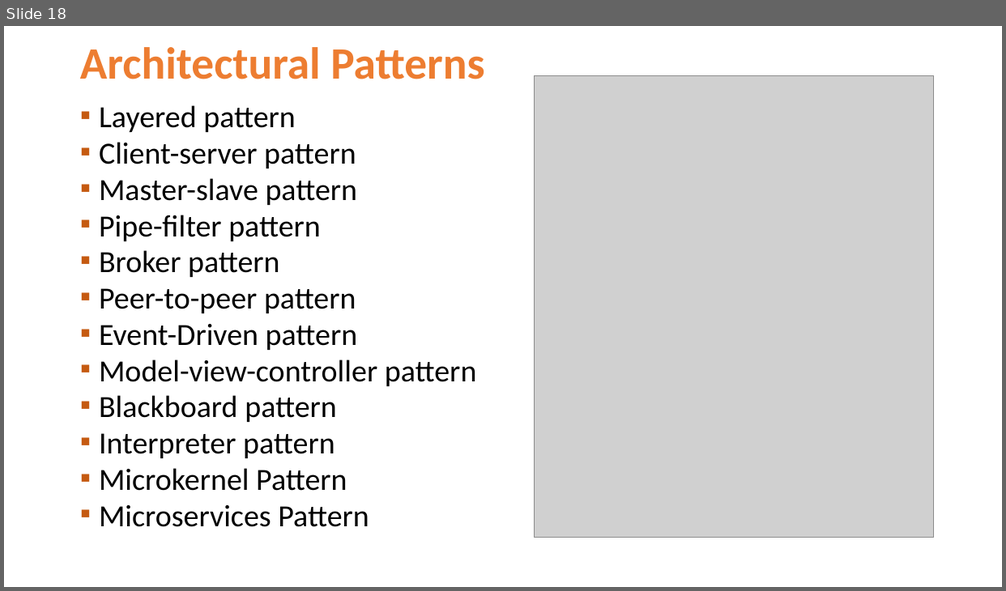
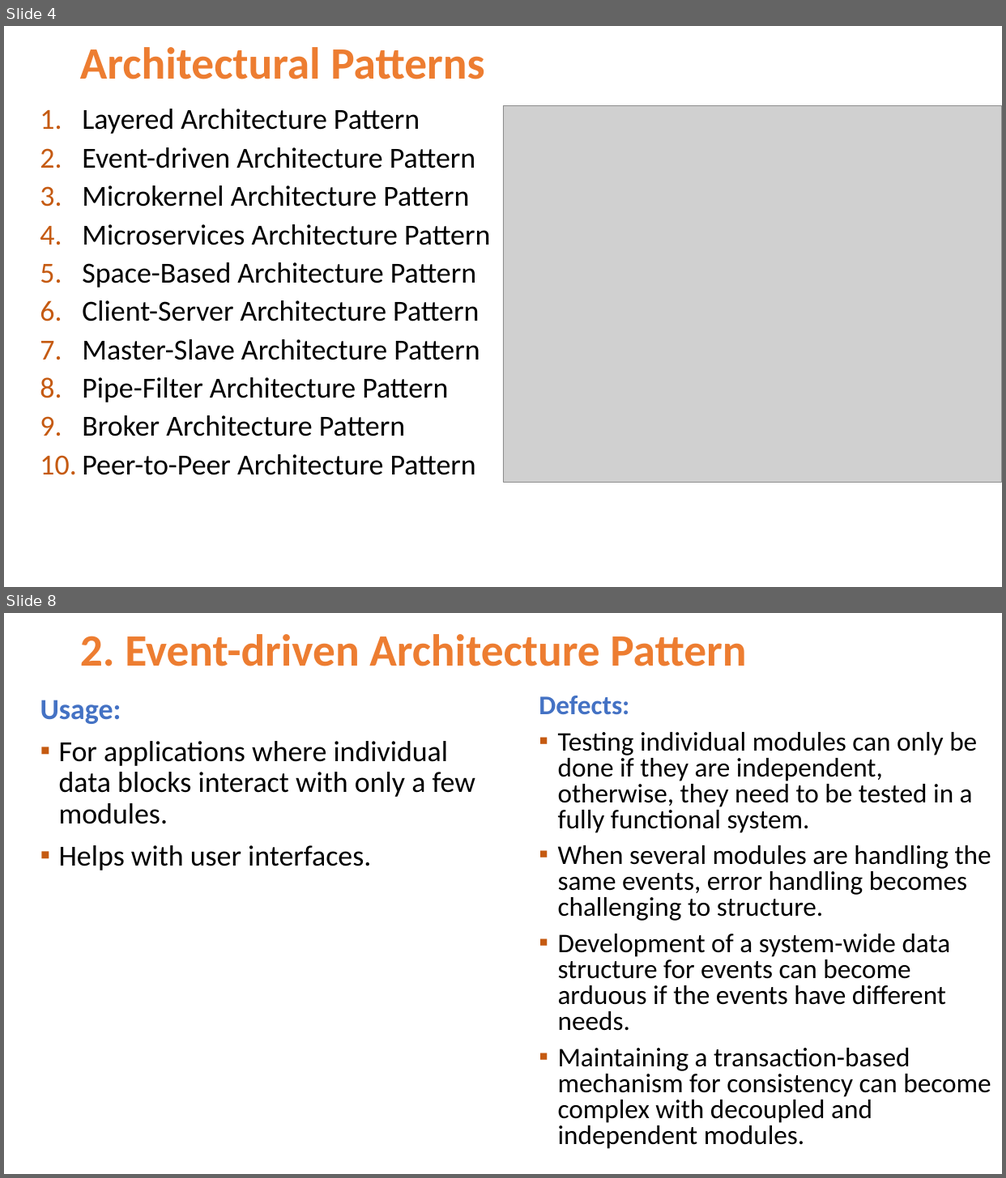
Before and after one commit to Jucer74/SoftwareArchitecture, a slide deck: Clases/04-ArchitecturalPatterns/SoftwareArchitecture-ArchitecturalPatterns.pptx. Shown one above the other, each under a label of ours: slide 18 before the commit, slides 4 and 8 after it; the slides between them are not shown. The pictures are 1006x591 and 1006x1178 pixels, drawn with LibreOffice and Linux fonts; fonts in the diff are those of the drawing; grey boxes stand for pictures; background and template pictures are left out. Boxes give left, top, right and bottom in pixels: in the first picture for what was removed or moved away, otherwise in the second. Text is boxed around its words. In the diff, an @@ line names an element or a change of style, - is before the commit and + after.

```diff
--- a/Clases/04-ArchitecturalPatterns/SoftwareArchitecture-ArchitecturalPatterns.pptx
+++ b/Clases/04-ArchitecturalPatterns/SoftwareArchitecture-ArchitecturalPatterns.pptx
@@ slide 8 added at bbox=[4, 613, 1002, 1174], background #FFFFFF @@
@@ title added at bbox=[80, 634, 746, 666], 43.2 pt, text #ED7D31, bold @@
+2. Event-driven Architecture Pattern
@@ text added at bbox=[40, 700, 475, 871], 28 pt, text #000000 @@
+Usage:
+▪ For applications where individual data blocks interact with only a few modules.
+▪ Helps with user interfaces.
@@ text added at bbox=[539, 696, 991, 1149], 25.9 pt, text #000000 @@
+Defects:
+▪ Testing individual modules can only be done if they are independent, otherwise, they need to be tested in a fully functional system.
+▪ When several modules are handling the same events, error handling becomes challenging to structure.
+▪ Development of a system-wide data structure for events can become arduous if the events have different needs.
+▪ Maintaining a transaction-based mechanism for consistency can become complex with decoupled and independent modules.
@@ what was slide 18 is now slide 4 @@
@@ slide 4 changed as well @@
@@ text at bbox=[82, 109, 490, 476]: text changed; size 29.6 to 28 pt @@
-▪ Layered pattern
-▪ Client-server pattern
-▪ Master-slave pattern
-▪ Pipe-filter pattern
-▪ Broker pattern
-▪ Peer-to-peer pattern
-▪ Event-Driven pattern
-▪ Model-view-controller pattern
-▪ Blackboard pattern
-▪ Interpreter pattern
-▪ Microkernel Pattern
-▪ Microservices Pattern
+1. Layered Architecture Pattern
+2. Event-driven Architecture Pattern
+3. Microkernel Architecture Pattern
+4. Microservices Architecture Pattern
+5. Space-Based Architecture Pattern
+6. Client-Server Architecture Pattern
+7. Master-Slave Architecture Pattern
+8. Pipe-Filter Architecture Pattern
+9. Broker Architecture Pattern
+10. Peer-to-Peer Architecture Pattern
@@ picture: place and size @@
-picture at bbox=[534, 75, 933, 538]
+picture at bbox=[503, 105, 1002, 482]
```
Also in this commit, not shown: 1 other slide changed, 22 other slides added, 16 slides removed.
